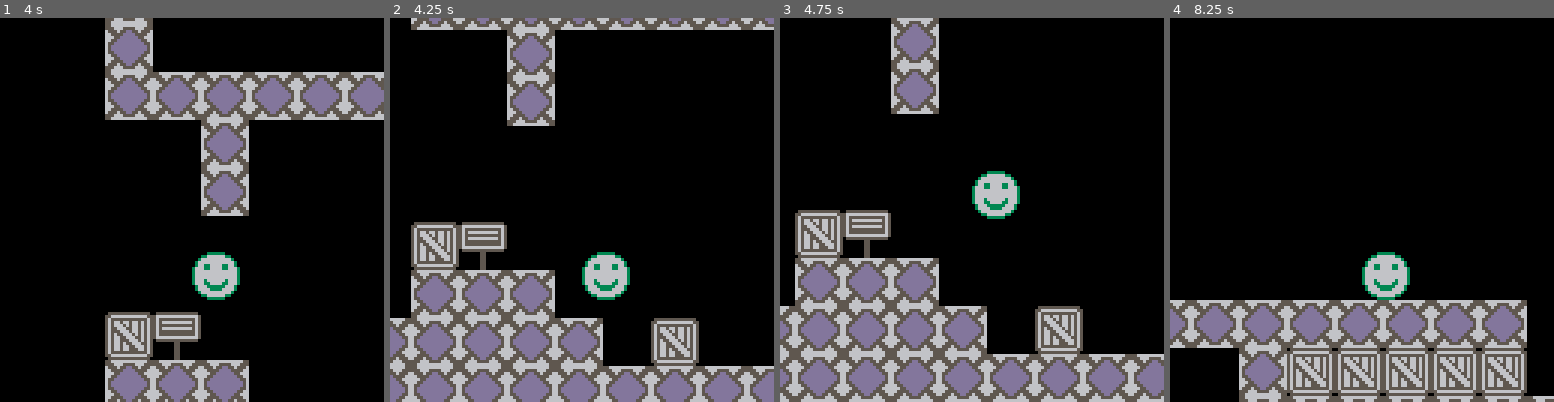
Above: before the commit, frames 1-4 (left to right).
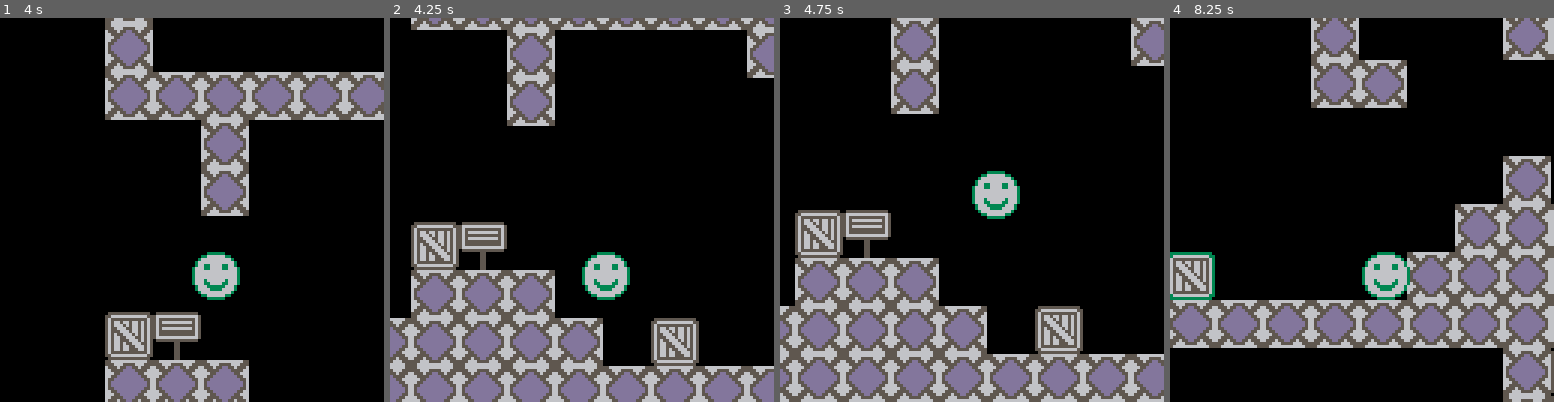
Above: after the commit, the same moments.

Repository: alixnovosi/boxventure
Game: PICO-8 cartridge boxventure.p8
Two runs of this game, one before a commit and one after it. Both use one fixed random seed, a clock stepped at 60 frames per second and the inputs below.
Inputs:
- Up to frame 1 (4 s): tap X (X key) at 0.33, 0.7, 1.43, 2.58, 3.1, 3.62 s; tap O (Z key) at 1.07, 1.8, 2.43, 3.07, 3.7 s; hold Right 2.33-3.33 s; hold Right from 3.38 s (still down)
- Up to frame 2 (4.25 s): tap X (X key) at 4.13 s; release Right at 4.22 s
- Up to frame 3 (4.75 s): hold Up 4.27-4.67 s; tap O (Z key) at 4.33 s; tap X (X key) at 4.65 s; hold Right from 4.72 s (still down)
- Up to frame 4 (8.25 s): tap O (Z key) every 0.63 s from 4.97 to 8.13 s; tap X (X key) every 0.52 s from 5.17 to 7.75 s; release Right at 5.72 s; hold Down 5.77-6.1 s; hold Left 6.15-6.98 s; hold Right 7.03-8.03 s; hold Right from 8.08 s (still down)

Frame 1 is identical in both runs. In frame 2, 0.9% of the frame differs, in the area x 92-100%, y 3-16%; in frame 3, 1.1%; in frame 4, 36%, in the area x 0-100%, y 0-100%.

Commit message:
fill out the upper section. move signs more

Diff:
--- a/boxventure.p8
+++ b/boxventure.p8
@@ -212,7 +212,7 @@
         -- touch box
         box_was_touched = false
         for box in all(level.boxes) do
-            if box.x * spritescale == c and box.y * spritescale == r then
+            if box.x * spritescale == c and box.y * spritescale == r and not box.touched then
                 box.touched = true
                 box_was_touched = true
                 break
@@ -243,7 +243,7 @@
         -- touch orb
         orb_was_touched = false
         for orb in all(level.orbs) do
-            if orb.x * spritescale == c and orb.y * spritescale == r then
+            if orb.x * spritescale == c and orb.y * spritescale == r and not orb.touched then
                 orb.touched = true
                 orb_was_touched = true
                 break
@@ -268,6 +268,7 @@
 
 function draw_sign()
     if not level.sign_open then
+        level.last_sign_text = ""
         return
     end
 
@@ -686,7 +687,7 @@
                 text = "this is a bigh box",
             },
             {
-                x = 45,
+                x = 44,
                 y = 30,
                 text = "you have touched\n${box_touch_count}\nblocks",
                 is_dynamic = true,
@@ -695,7 +696,7 @@
                 },
             },
             {
-                x = 48,
+                x = 49,
                 y = 30,
                 text = "you have touched\n${orb_touch_count}\norbs",
                 is_dynamic = true,
@@ -708,6 +709,11 @@
                 y = 30,
                 text = "you can also touch\nORBS\nwith (X)",
             },
+            {
+                x = 17,
+                y = 15,
+                text = "CONGRATS ON GETTING\nUP HERE!\nIT'S TRICKY!",
+            },
         },
         orbs = {
             {
@@ -736,6 +742,30 @@
             {
                 x = 16,
                 y = 28,
+            },
+            {
+                x = 24,
+                y = 15,
+            },
+            {
+                x = 25,
+                y = 15,
+            },
+            {
+                x = 26,
+                y = 15,
+            },
+            {
+                x = 27,
+                y = 15,
+            },
+            {
+                x = 20,
+                y = 15,
+            },
+            {
+                x = 19,
+                y = 15,
             },
             {
                 x = 24,
Not shown, changed: 24 lines of the sprite sheet (__gfx__) section of boxventure.p8
